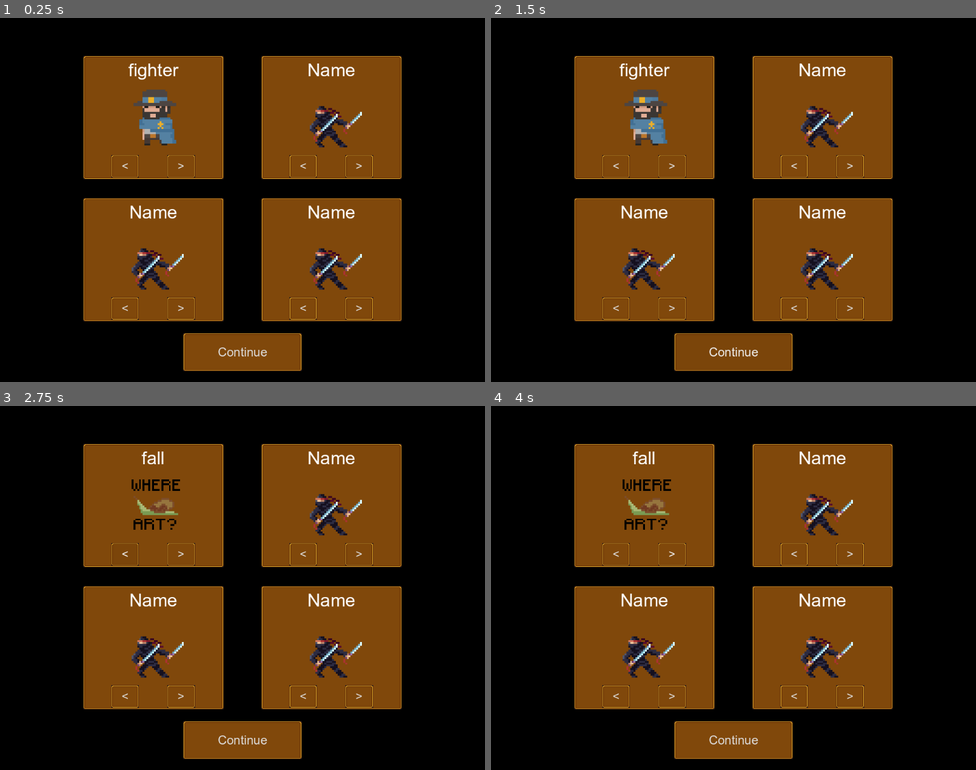
Above: before the commit, frames 1-4 (two rows, left to right).
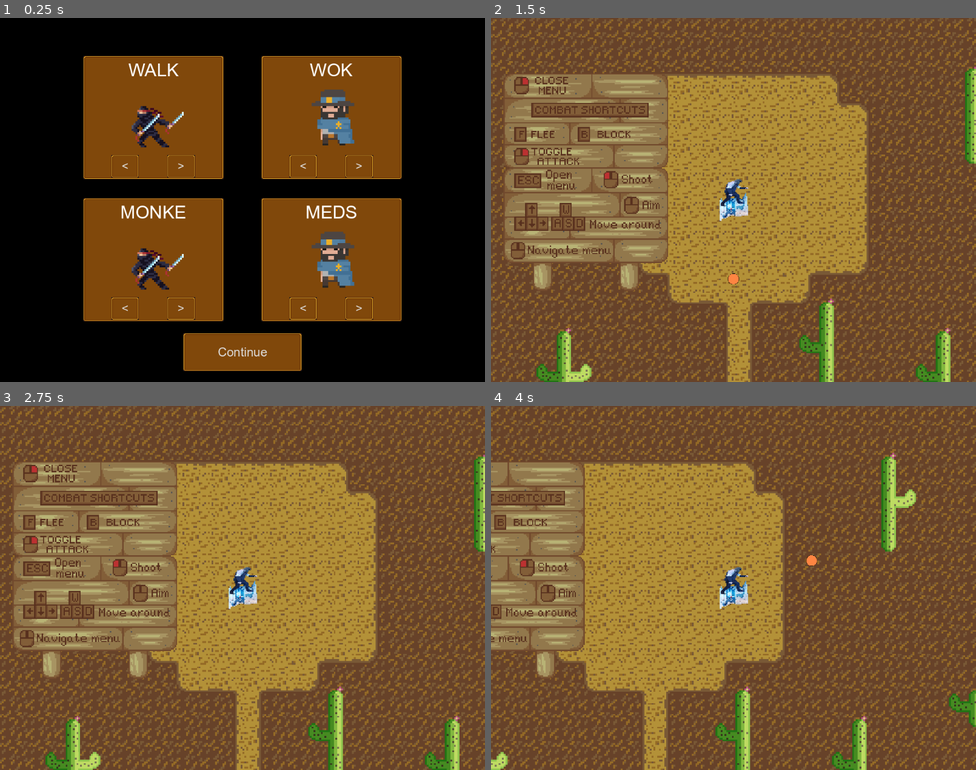
Above: after the commit, the same moments.

Repository: MichalKrzyzanowski/west-life-fantasy-godot-port
Game: Godot game, scene res://ui/character_select/party_select.tscn
Two runs of this game, one before a commit and one after it. Both use one fixed random seed, a clock stepped at 60 frames per second and the inputs below. This scene is started directly instead of the project's main scene.
Inputs (mouse positions are in pixels of both pictures, inside the frame that each line leads up to):
- Up to frame 1 (0.25 s): no input
- Up to frame 2 (1.5 s): click "Continue" at 0.5 s; click (733, 352) at 1.25 s, where only the run before the commit has a clickable "Continue"
- Up to frame 3 (2.75 s): click (126, 555) at 2 s, where only the run before the commit has a clickable "<"
- Up to frame 4 (4 s): click (670, 555) at 2.75 s, where only the run before the commit has a clickable ">"; tap Enter at 3.5 s; move the mouse to (840, 569) at 3.52 s; press the mouse at (840, 569) at 3.53 s; hold D (right) from 3.53 s (still down)

The runs differ from the first frame. In frame 1, 4.2% of the frame differs, in the area x 25-75%, y 12-75%; in frame 2, 100%, in the area x 0-100%, y 0-100%; in frame 3, 100%; in frame 4, 100%.

Commit message:
- updated character_select_box scene: 	- added method to add currently selected character to party 	  manager 	- added logic for changing node name to entity name 	- added array for storing name overrides, this is used to change 	  names of the instantiated entity scenes, with error checking - updated party_select scene: 	- added on continue button pressed logic: 		- adds all valid characters to the party 		- moves to desert map scene 	- added correct classes for each character_select_box 	- added name overrides for each character_select_box instance, 	  just like in the original - updated fallback entity scene: 	- added proper stats 	- added entity name

Diff:
--- a/entities/party-members/fallback/fallback.tscn
+++ b/entities/party-members/fallback/fallback.tscn
@@ -1,9 +1,24 @@
-[gd_scene load_steps=3 format=3 uid="uid://d0tr8vx5tk0wy"]
+[gd_scene load_steps=5 format=3 uid="uid://d0tr8vx5tk0wy"]
 
 [ext_resource type="PackedScene" uid="uid://citu6jpfxbdtw" path="res://entities/common/generic_entity.tscn" id="1_ec8o5"]
+[ext_resource type="Script" path="res://entities/common/combat_stats.gd" id="2_7hke6"]
 [ext_resource type="Texture2D" uid="uid://dltxmw47ynbb0" path="res://entities/party-members/fallback/fallback.png" id="2_a3djk"]
 
+[sub_resource type="Resource" id="Resource_vqryk"]
+script = ExtResource("2_7hke6")
+max_hp = 10.0
+attack = 1.0
+defence = 0.0
+scaler_hp = 200
+scaler_attack = 200
+scaler_defence = 0
+scaler_required_xp = 200
+level = 0
+xp_drop = 0
+gold_drop = 0
+
 [node name="Fallback" instance=ExtResource("1_ec8o5")]
+stats = SubResource("Resource_vqryk")
 entity_name = "fall"
 
 [node name="Sprite2D" parent="." index="0"]
--- a/ui/character_select/character_list.gd
+++ b/ui/character_select/character_list.gd
@@ -10,6 +10,7 @@
 
 # @export vars
 @export var character_data: Array[PackedScene]
+@export var character_name_overrides: Array[String]
 
 # public vars
 
@@ -52,6 +53,11 @@
 	_update_character_box()
 
 
+func add_current_to_party():
+	if !_character_list.is_empty():
+		PartyManager.add_member(_character_list[_character_index])
+
+
 # private methods
 func _on_previous_char_button_pressed() -> void:
 	move_character_index(-1)
@@ -73,6 +79,15 @@
 	if _character_list.is_empty():
 		print("no characters to display")
 		return
+
+	# apply name override if name override present
+	if _character_index < character_name_overrides.size():
+		_character_list[_character_index].entity_name = \
+		character_name_overrides[_character_index]
+
+		_character_list[_character_index].name = \
+		_character_list[_character_index].entity_name.to_pascal_case()
+
 	title.text = _character_list[_character_index].entity_name
 	image.texture = _character_list[_character_index].get_sprite_texture()
 
--- a/ui/character_select/character_select_box.tscn
+++ b/ui/character_select/character_select_box.tscn
@@ -1,8 +1,8 @@
 [gd_scene load_steps=4 format=3 uid="uid://hwvpspp4pbni"]
 
 [ext_resource type="Texture2D" uid="uid://4tgxvu4fo1h1" path="res://ui/common/sprite/text_box.png" id="1_we256"]
-[ext_resource type="Texture2D" uid="uid://c6dn11c567imk" path="res://entities/party-members/black_mage/player-shinobi.png" id="2_o6km0"]
 [ext_resource type="Script" path="res://ui/character_select/character_list.gd" id="2_vb2iv"]
+[ext_resource type="Texture2D" uid="uid://dltxmw47ynbb0" path="res://entities/party-members/fallback/fallback.png" id="3_wkoew"]
 
 [node name="CharacterSelectBox" type="NinePatchRect"]
 anchors_preset = 15
@@ -26,8 +26,9 @@
 offset_bottom = 19.0
 grow_horizontal = 2
 theme_override_font_sizes/font_size = 38
-text = "Name"
+text = "null"
 horizontal_alignment = 1
+uppercase = true
 
 [node name="Image" type="Control" parent="."]
 layout_mode = 1
@@ -50,7 +51,7 @@
 offset_right = 16.0
 grow_horizontal = 2
 grow_vertical = 2
-texture = ExtResource("2_o6km0")
+texture = ExtResource("3_wkoew")
 stretch_mode = 4
 
 [node name="SelectButtons" type="HBoxContainer" parent="."]
--- a/ui/character_select/party_select.gd
+++ b/ui/character_select/party_select.gd
@@ -17,6 +17,8 @@
 # private vars
 
 # @onready vars
+@onready var character_grid = get_node("CharacterGrid")
+@onready var desert_scene = preload("res://scenes/desert/desert_map.tscn")
 
 
 func _init() -> void:
@@ -41,3 +43,11 @@
 
 
 # subclasses
+
+
+
+func _on_continue_button_pressed() -> void:
+	for item in character_grid.get_children():
+		if item.has_method("add_current_to_party"):
+			item.call("add_current_to_party")
+	get_tree().change_scene_to_packed(desert_scene)
--- a/ui/character_select/party_select.tscn
+++ b/ui/character_select/party_select.tscn
@@ -1,9 +1,11 @@
-[gd_scene load_steps=6 format=3 uid="uid://bkavfc7fsmbyc"]
+[gd_scene load_steps=8 format=3 uid="uid://bkavfc7fsmbyc"]
 
 [ext_resource type="Script" path="res://ui/character_select/party_select.gd" id="1_8k5ua"]
 [ext_resource type="PackedScene" uid="uid://hwvpspp4pbni" path="res://ui/character_select/character_select_box.tscn" id="2_xnrnh"]
+[ext_resource type="PackedScene" uid="uid://cughmvu4xu3si" path="res://entities/party-members/black_belt/black_belt.tscn" id="3_2j2a3"]
 [ext_resource type="PackedScene" uid="uid://cp2ulhrn4t31i" path="res://entities/party-members/fighter/fighter.tscn" id="3_o0mqa"]
-[ext_resource type="PackedScene" uid="uid://ck4acd2tuvryb" path="res://scenes/test/testing_scene.tscn" id="4_6ku4x"]
+[ext_resource type="PackedScene" uid="uid://dliv2k02a8ayw" path="res://entities/party-members/black_mage/black_mage.tscn" id="3_rj88f"]
+[ext_resource type="PackedScene" uid="uid://bwba7pyi53acu" path="res://entities/party-members/thief/thief.tscn" id="6_fwryj"]
 
 [sub_resource type="StyleBoxFlat" id="StyleBoxFlat_1s8pe"]
 bg_color = Color(0, 0, 0, 1)
@@ -26,7 +28,7 @@
 grow_vertical = 2
 theme_override_styles/panel = SubResource("StyleBoxFlat_1s8pe")
 
-[node name="GridContainer" type="GridContainer" parent="."]
+[node name="CharacterGrid" type="GridContainer" parent="."]
 layout_mode = 1
 anchors_preset = 15
 anchor_right = 1.0
@@ -41,26 +43,33 @@
 theme_override_constants/v_separation = 40
 columns = 2
 
-[node name="CharacterSelectBox" parent="GridContainer" instance=ExtResource("2_xnrnh")]
+[node name="CharacterSelectBox" parent="CharacterGrid" instance=ExtResource("2_xnrnh")]
 layout_mode = 2
 size_flags_horizontal = 3
 size_flags_vertical = 3
-character_data = Array[PackedScene]([ExtResource("3_o0mqa"), ExtResource("4_6ku4x")])
+character_data = Array[PackedScene]([ExtResource("3_rj88f"), ExtResource("3_o0mqa"), ExtResource("3_2j2a3"), ExtResource("6_fwryj")])
+character_name_overrides = Array[String](["walk", "sour", "chest", "ben"])
 
-[node name="CharacterSelectBox2" parent="GridContainer" instance=ExtResource("2_xnrnh")]
+[node name="CharacterSelectBox2" parent="CharacterGrid" instance=ExtResource("2_xnrnh")]
 layout_mode = 2
 size_flags_horizontal = 3
 size_flags_vertical = 3
+character_data = Array[PackedScene]([ExtResource("3_o0mqa"), ExtResource("3_rj88f"), ExtResource("6_fwryj"), ExtResource("3_2j2a3")])
+character_name_overrides = Array[String](["wok", "baba", "mike", "benny"])
 
-[node name="CharacterSelectBox3" parent="GridContainer" instance=ExtResource("2_xnrnh")]
+[node name="CharacterSelectBox3" parent="CharacterGrid" instance=ExtResource("2_xnrnh")]
 layout_mode = 2
 size_flags_horizontal = 3
 size_flags_vertical = 3
+character_data = Array[PackedScene]([ExtResource("3_rj88f"), ExtResource("3_o0mqa"), ExtResource("3_2j2a3"), ExtResource("6_fwryj")])
+character_name_overrides = Array[String](["monke", "stoic", "creek", "weeb"])
 
-[node name="CharacterSelectBox4" parent="GridContainer" instance=ExtResource("2_xnrnh")]
+[node name="CharacterSelectBox4" parent="CharacterGrid" instance=ExtResource("2_xnrnh")]
 layout_mode = 2
 size_flags_horizontal = 3
 size_flags_vertical = 3
+character_data = Array[PackedScene]([ExtResource("3_o0mqa"), ExtResource("3_rj88f"), ExtResource("6_fwryj"), ExtResource("3_2j2a3")])
+character_name_overrides = Array[String](["meds", "shot", "big", "wife"])
 
 [node name="ContinueButton" type="Button" parent="."]
 layout_mode = 1
@@ -75,3 +84,5 @@
 grow_horizontal = 2
 grow_vertical = 0
 text = "Continue"
+
+[connection signal="pressed" from="ContinueButton" to="." method="_on_continue_button_pressed"]
